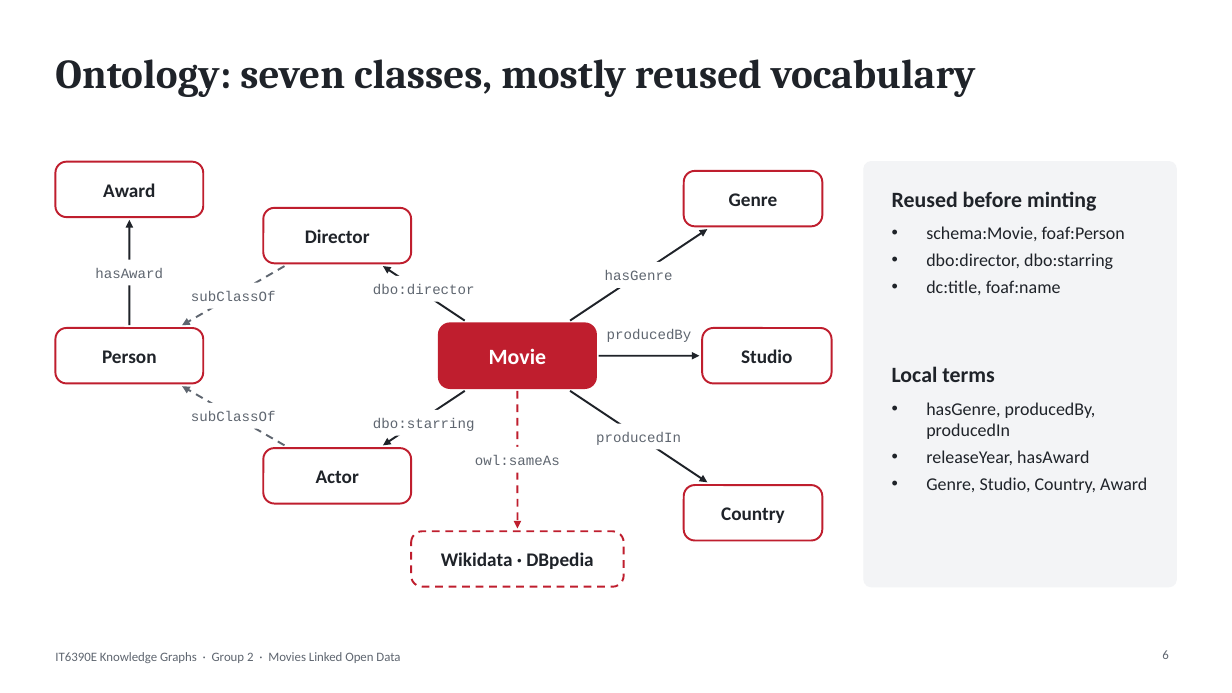
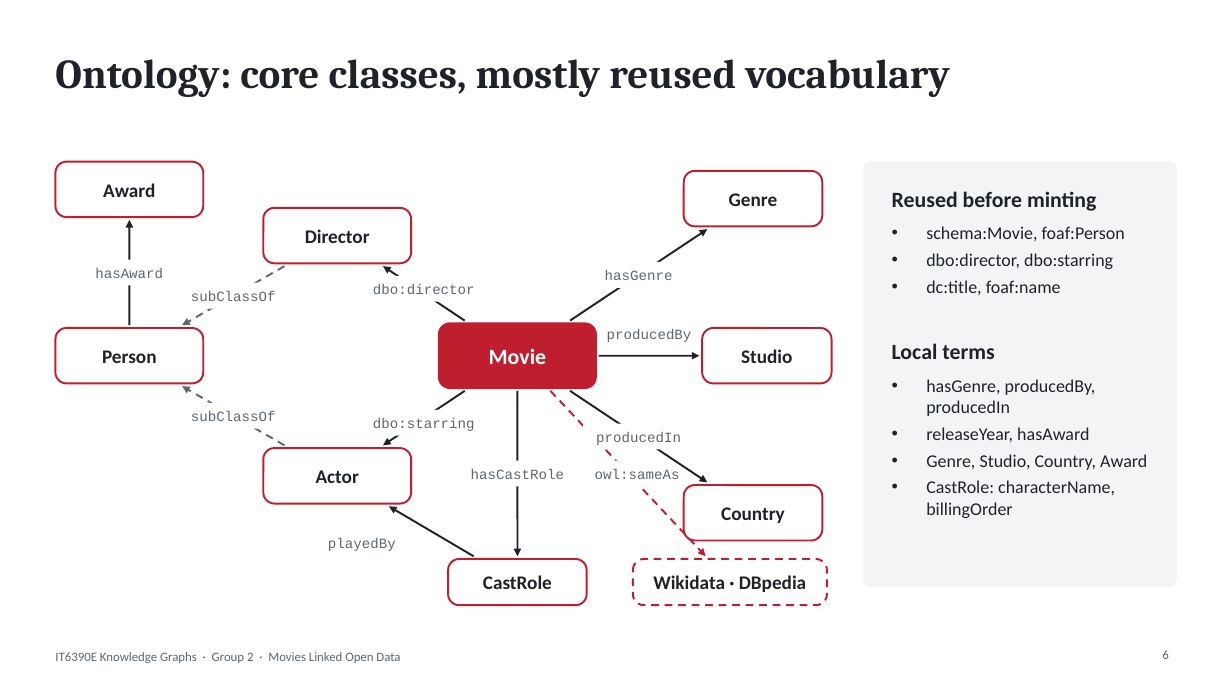
Before and after one commit to minhdo2207/it6390e-lod-capstone, a slide deck: slide 6 of slides/Group2_Capstone_Slides.pptx. Drawn at 1232x693 pixels with LibreOffice and Linux fonts; fonts in the diff are those of the drawing; background and template pictures are left out. Boxes give left, top, right and bottom in pixels: in the first picture for what was removed or moved away, otherwise in the second. Text is boxed around its words. In the diff, an @@ line names an element or a change of style, - is before the commit and + after.

```diff
--- a/slides/Group2_Capstone_Slides.pptx
+++ b/slides/Group2_Capstone_Slides.pptx
@@ title at [55, 59, 950, 97]: text changed @@
-Ontology: seven classes, mostly reused vocabulary
+Ontology: core classes, mostly reused vocabulary
@@ text "Local terms": place and size @@
-text "Local terms" at [892, 366, 995, 382]
+text "Local terms" at [892, 343, 995, 359]
@@ text "hasGenre, producedBy, producedIn": place and size @@
-text "hasGenre, producedBy, producedIn" at [926, 402, 1147, 493]
+text "hasGenre, producedBy, producedIn" at [926, 379, 1147, 518]
@@ arrow moved from (518, 391) - (518, 529) to (518, 391) - (518, 556) @@
@@ arrow (518, 391) - (518, 556): stroke #BF1E2E 1.5 pt dashed to #1F2329 1.5 pt @@
@@ arrow added from (551, 391) to (706, 556), #BF1E2E 1.5 pt dashed @@
@@ text added at [471, 469, 564, 479], 11 pt, text #5F6670 @@
+hasCastRole
@@ text "owl:sameAs": place and size @@
-text "owl:sameAs" at [475, 455, 560, 465]
+text "owl:sameAs" at [595, 469, 680, 479]
@@ arrow added from (474, 556) to (389, 506), #1F2329 1.5 pt @@
@@ text at [926, 480, 1115, 518]: paragraph added @@
+• CastRole: characterName, billingOrder
@@ text added at [328, 538, 396, 551], 11 pt, text #5F6670 @@
+playedBy
@@ rounded rectangle: place and size @@
-rounded rectangle at [411, 531, 624, 587]
+rounded rectangle at [448, 559, 587, 605]
@@ rounded rectangle at [448, 559, 587, 605]: outline #BF1E2E 1.5 pt dashed to #BF1E2E 1.5 pt; proportions changed @@
@@ text "Wikidata · DBpedia": place and size @@
-text "Wikidata · DBpedia" at [441, 552, 593, 569]
+text "Wikidata · DBpedia" at [653, 575, 806, 592]
@@ rounded rectangle added at [633, 559, 827, 605], fill #FFFFFF, outline #BF1E2E 1.5 pt dashed @@
@@ text added at [483, 575, 552, 589], 15 pt, text #1F2329, bold @@
+CastRole
```
Also in this commit, not shown: 6 other slides changed, 1 other file.
